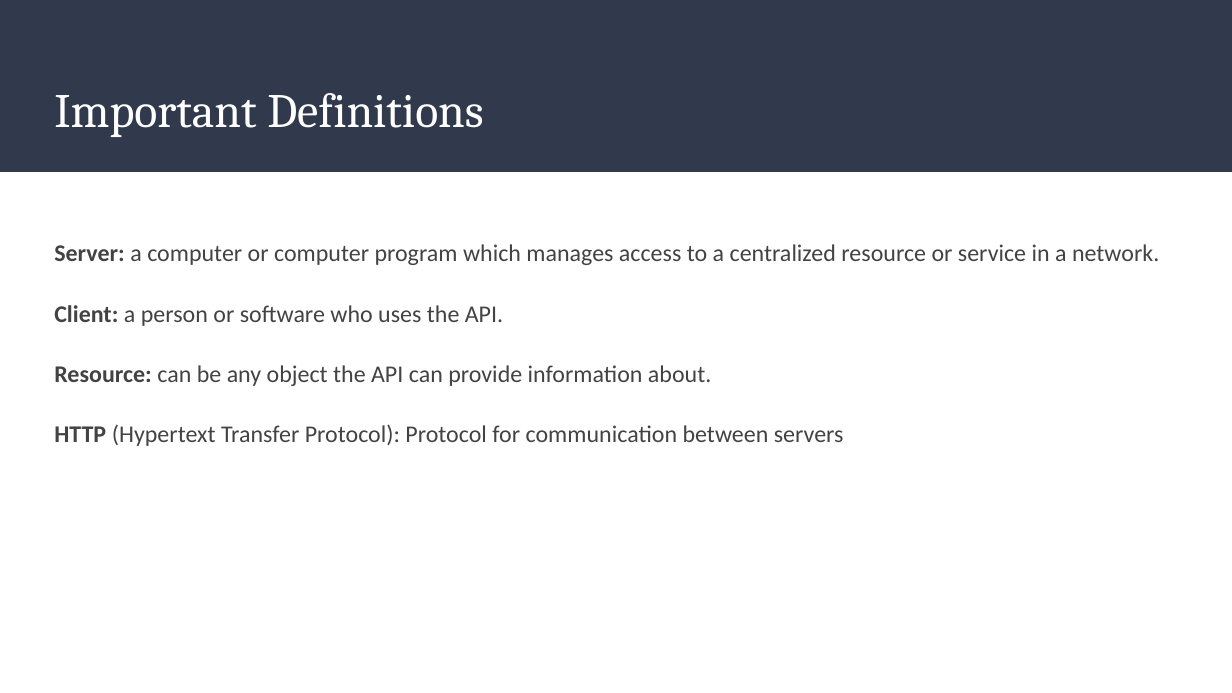
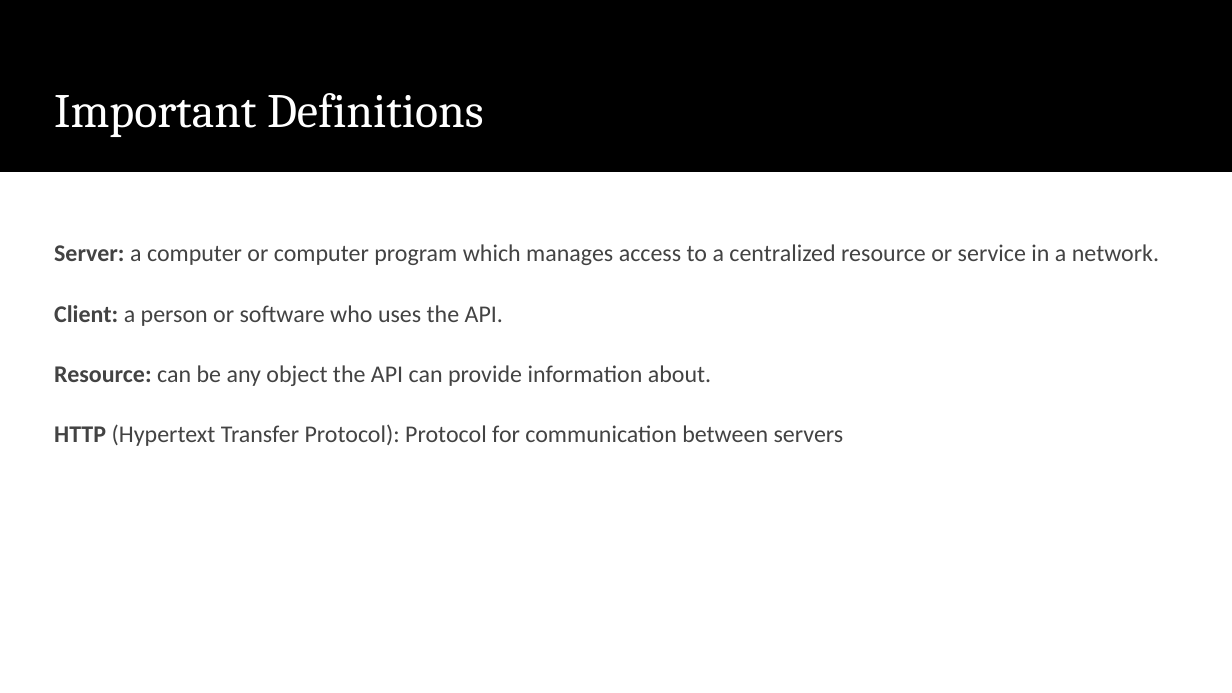
Before and after one commit to soyeonjangg/W20-Lessons, a slide deck: slide 5 of webdev/lesson-2/Lesson 2.pptx. Drawn at 1232x693 pixels with LibreOffice and Linux fonts; fonts in the diff are those of the drawing. Boxes give left, top, right and bottom in pixels: in the first picture for what was removed or moved away, otherwise in the second. Text is boxed around its words. In the diff, an @@ line names an element or a change of style, - is before the commit and + after.

```diff
--- a/webdev/lesson-2/Lesson 2.pptx
+++ b/webdev/lesson-2/Lesson 2.pptx
@@ rectangle at [0, 0, 1232, 172]: fill #31394D to #000000 @@
```
Also in this commit, not shown: 3 other slides changed.
